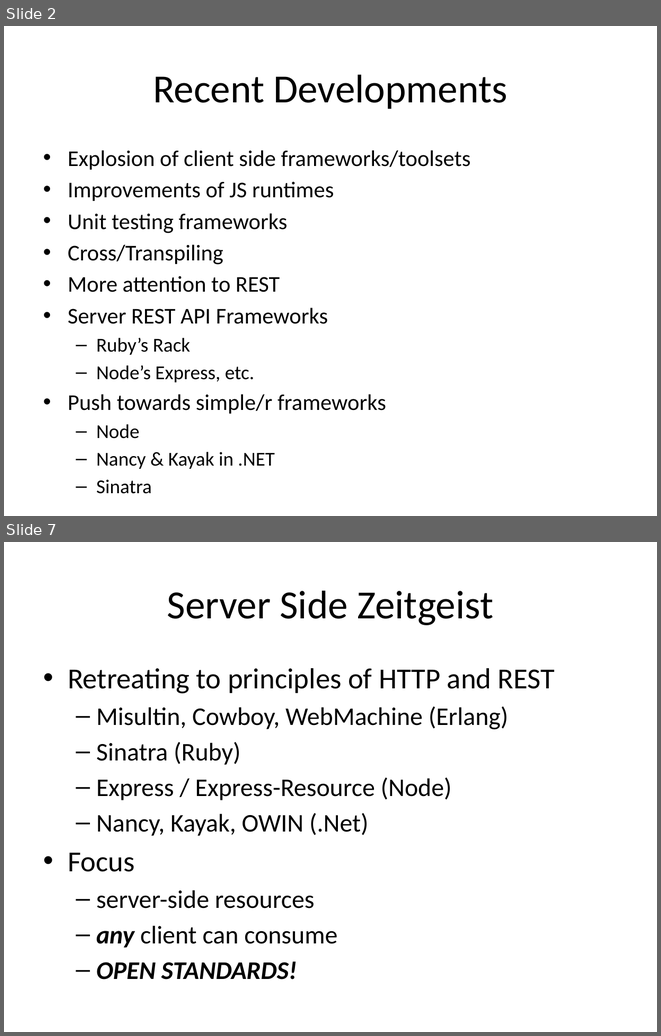
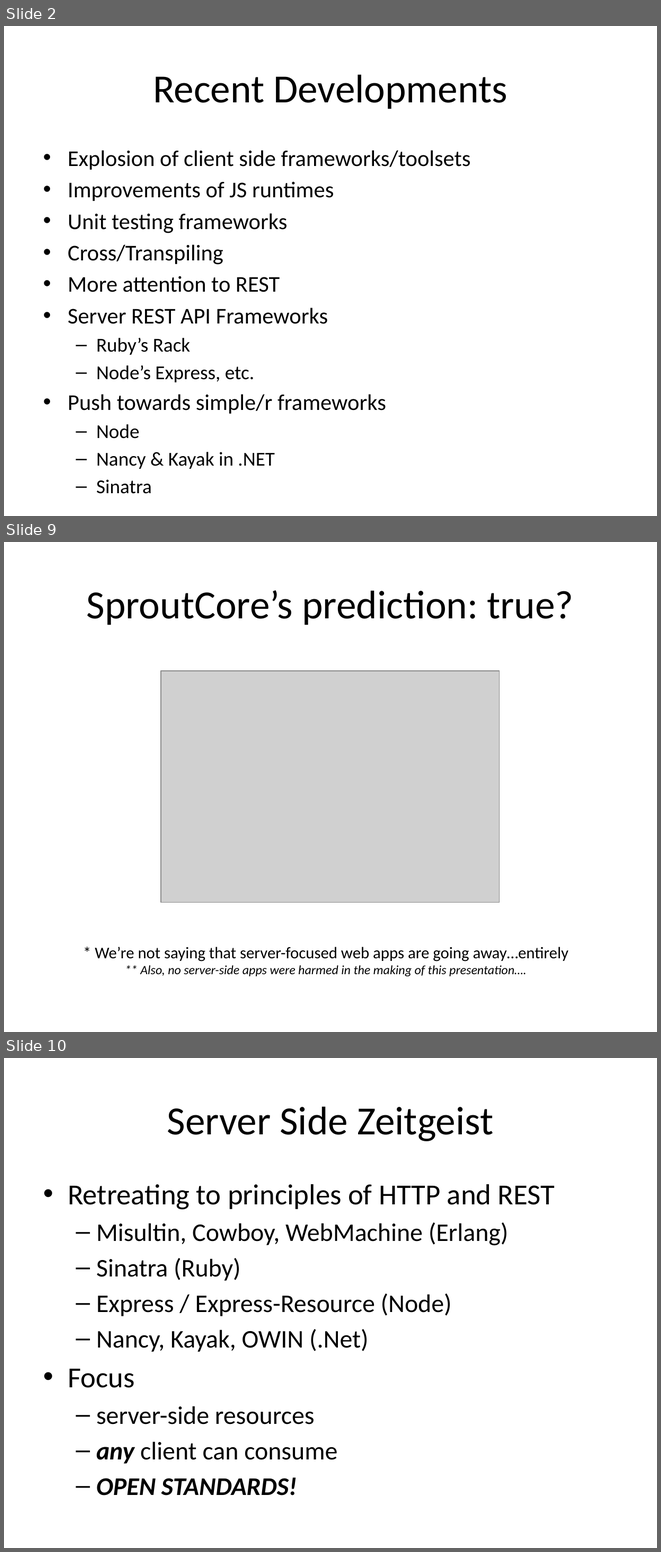
Before and after one commit to vaporworks/Devlink2011-REST-WebClient, a slide deck: PowerPoint/joint_talk_notes.pptx. Shown one above the other, each under a label of ours: slides 2 and 7 before the commit, slides 2, 9 and 10 after it; the slides between them are not shown. The pictures are 661x1036 and 661x1552 pixels, drawn with LibreOffice and Linux fonts; fonts in the diff are those of the drawing; grey boxes stand for pictures. Boxes give left, top, right and bottom in pixels: in the first picture for what was removed or moved away, otherwise in the second. Text is boxed around its words. In the diff, an @@ line names an element or a change of style, - is before the commit and + after.

```diff
--- a/PowerPoint/joint_talk_notes.pptx
+++ b/PowerPoint/joint_talk_notes.pptx
@@ slide 9 added at [4,542,657,1032], background #FFFFFF @@
@@ title added at [87,590,573,625], 44 pt, text #000000 @@
+SproutCore’s prediction: true?
@@ picture added at [161,671,499,902] @@
@@ text added at [95,946,568,976], 14 pt, text #000000, italic @@
+* We’re not saying that server-focused web apps are going away…entirely
+** Also, no server-side apps were harmed in the making of this presentation….
@@ what was slide 7 is now slide 10 @@
```
Also in this commit, not shown: 3 slides changed, 5 other slides added, 1 slide removed, 2 other files.
